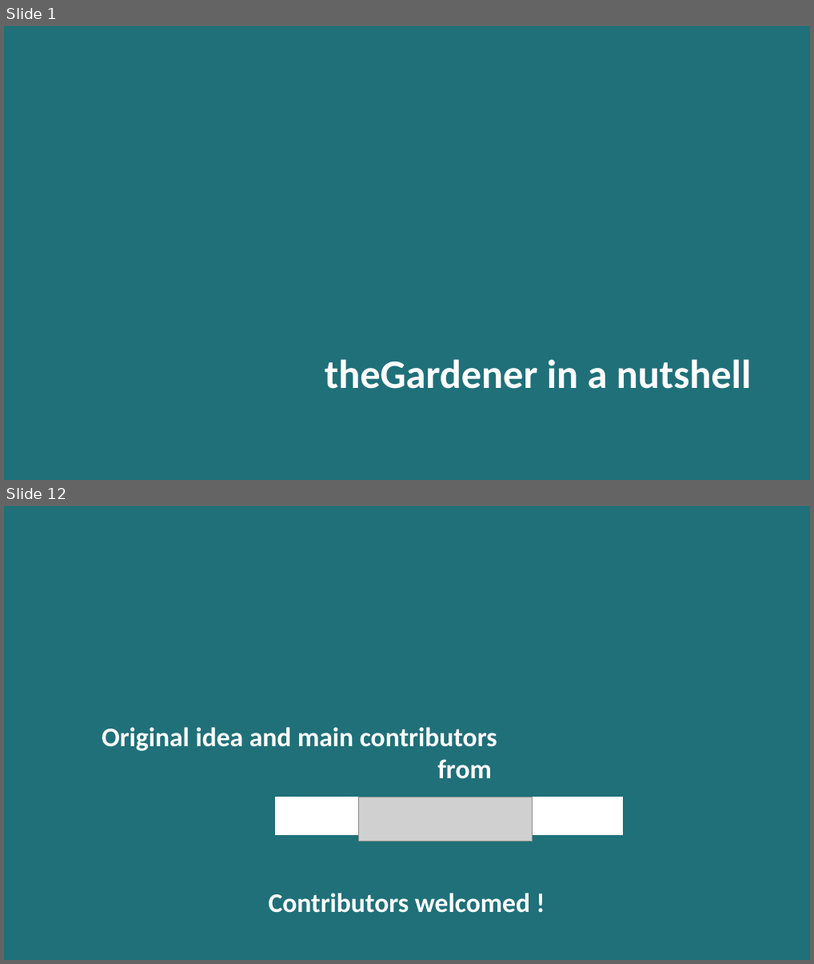
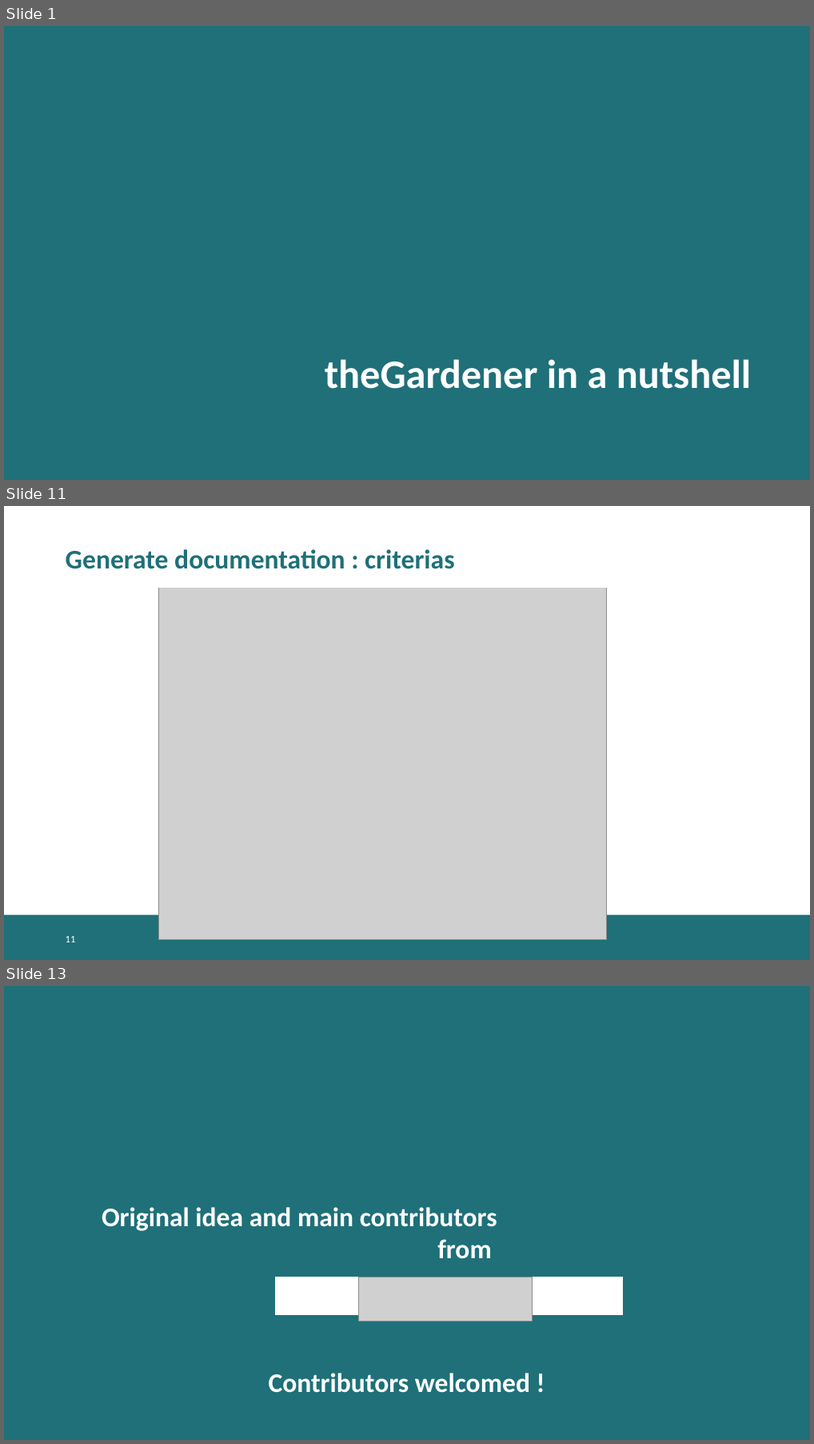
Before and after one commit to KelkooGroup/theGardener, a slide deck: doc/BDD_TheGardener_in_a_nutshell.pptx. Shown one above the other, each under a label of ours: slides 1 and 12 before the commit, slides 1, 11 and 13 after it; the slides between them are not shown. The pictures are 814x964 and 814x1444 pixels, drawn with LibreOffice and Linux fonts; fonts in the diff are those of the drawing; grey boxes stand for pictures; background and template pictures are left out. Boxes give left, top, right and bottom in pixels: in the first picture for what was removed or moved away, otherwise in the second. Text is boxed around its words. In the diff, an @@ line names an element or a change of style, - is before the commit and + after.

Commit message:
Update documentation

```diff
--- a/doc/BDD_TheGardener_in_a_nutshell.pptx
+++ b/doc/BDD_TheGardener_in_a_nutshell.pptx
@@ slide 11 added at box(4, 506, 810, 960), background #FFFFFF; not listed: 1 template element that a slide beside it also shows @@
@@ rectangle added at box(109, 520, 675, 587), fill #FFFFFF, outline #FFFFFF 0.75 pt @@
@@ text added at box(66, 549, 454, 569), 32 pt, text #1F7079, bold @@
+Generate documentation : criterias
@@ picture added at box(159, 561, 607, 939) @@
@@ page number added at box(66, 936, 76, 942), 12 pt, text #FFFFFF @@
+11
@@ what was slide 12 is now slide 13 @@
```
Also in this commit, not shown: 8 slides changed, 2 other slides added, 2 slides removed, 2 other files.
